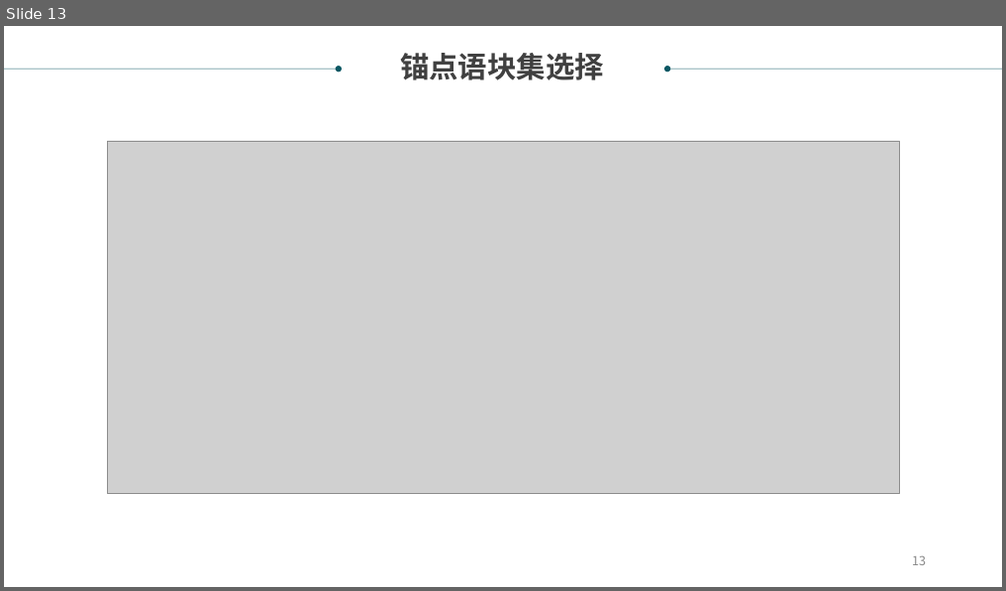
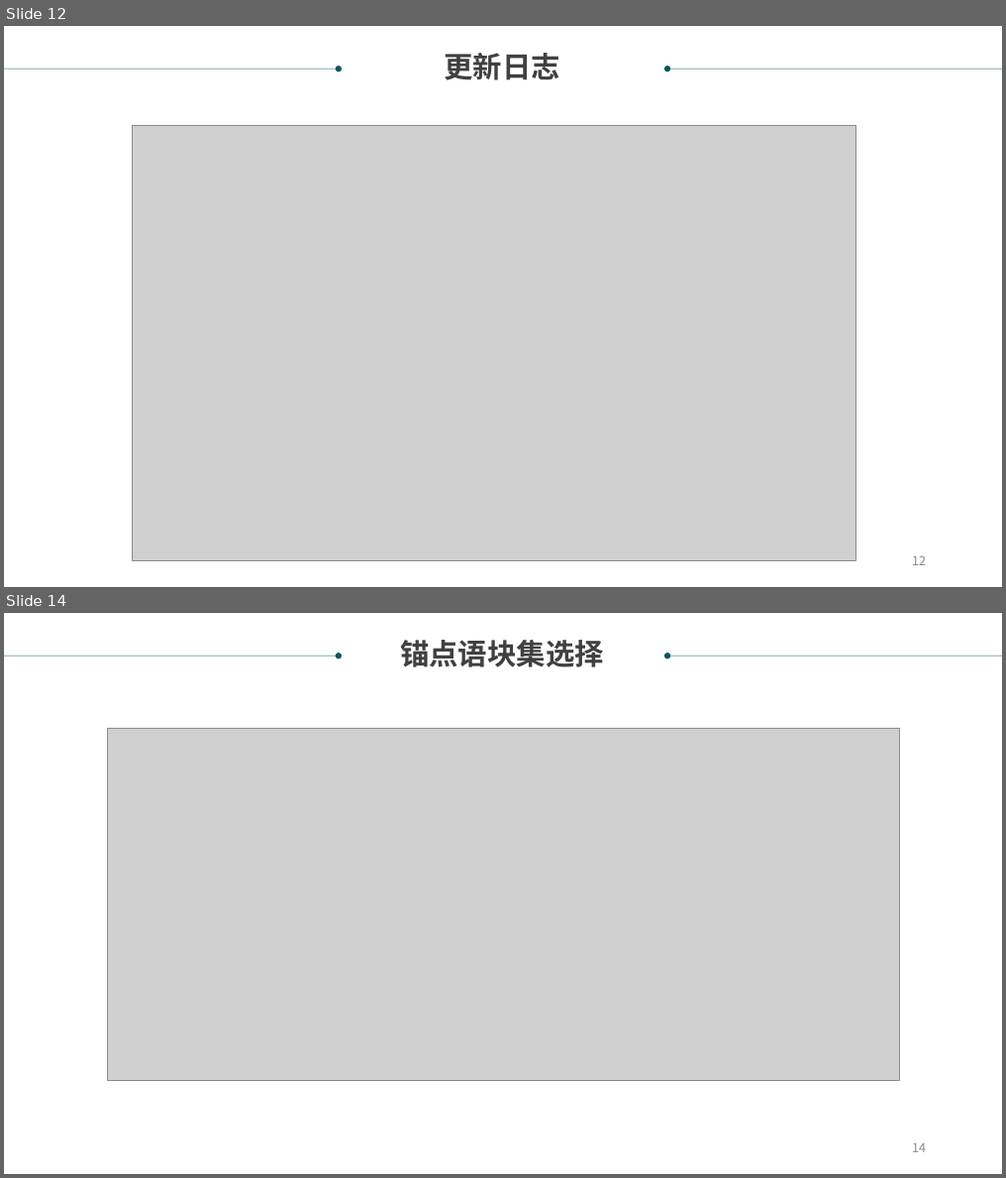
Before and after one commit to xiabo0816/PatTransErrorDetect, a slide deck: documents/翻译锚点识别项目.ppt. Shown one above the other, each under a label of ours: slide 13 before the commit, slides 12 and 14 after it; the slides between them are not shown. The pictures are 1006x591 and 1006x1178 pixels, drawn with LibreOffice and Linux fonts; fonts in the diff are those of the drawing; grey boxes stand for pictures. Boxes give left, top, right and bottom in pixels: in the first picture for what was removed or moved away, otherwise in the second. Text is boxed around its words. In the diff, an @@ line names an element or a change of style, - is before the commit and + after.

```diff
--- a/documents/翻译锚点识别项目.ppt
+++ b/documents/翻译锚点识别项目.ppt
@@ slide 12 added at [4, 26, 1002, 587], background #FFFFFF @@
@@ text added at [444, 53, 559, 80], 28 pt, text #404040, bold @@
+更新日志
@@ arrow added from (4, 69) to (339, 69), #095763 0.51 pt @@
@@ arrow added from (1001, 69) to (666, 69), #095763 0.51 pt @@
@@ picture added at [132, 125, 855, 561] @@
@@ page number added at [912, 557, 926, 566], 12 pt, text #898989 @@
+12
@@ what was slide 13 is now slide 14 @@
@@ page number at [912, 1144, 926, 1153]: text changed @@
-13
+14
```
Also in this commit, not shown: 7 other files.
